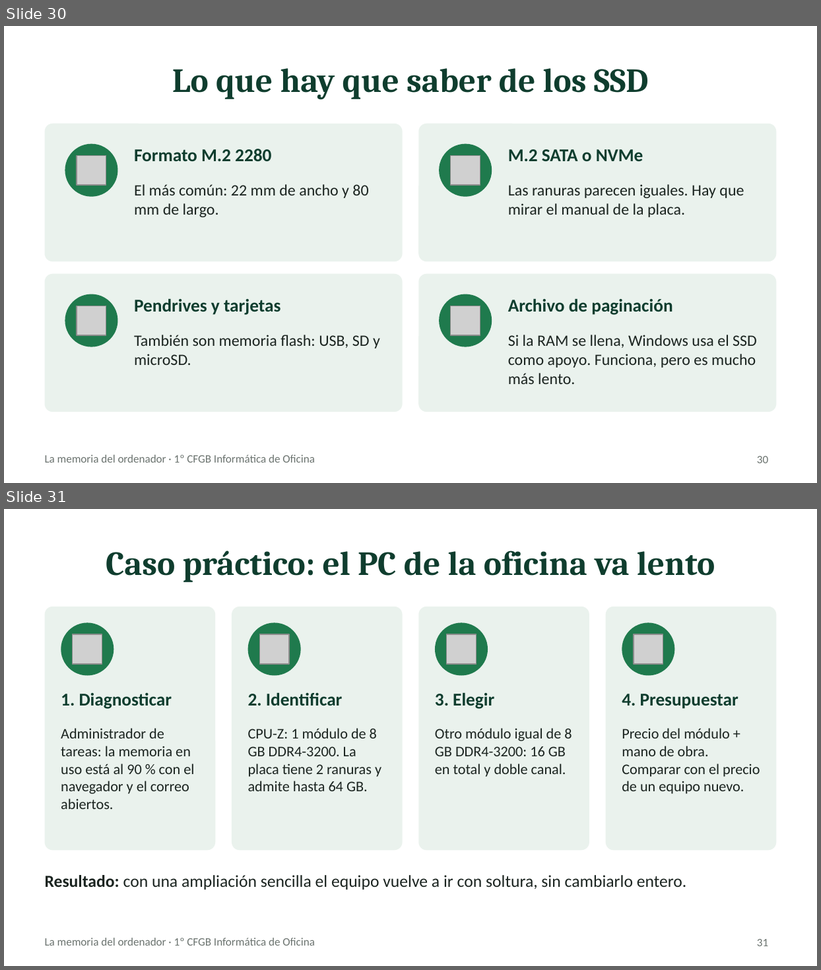
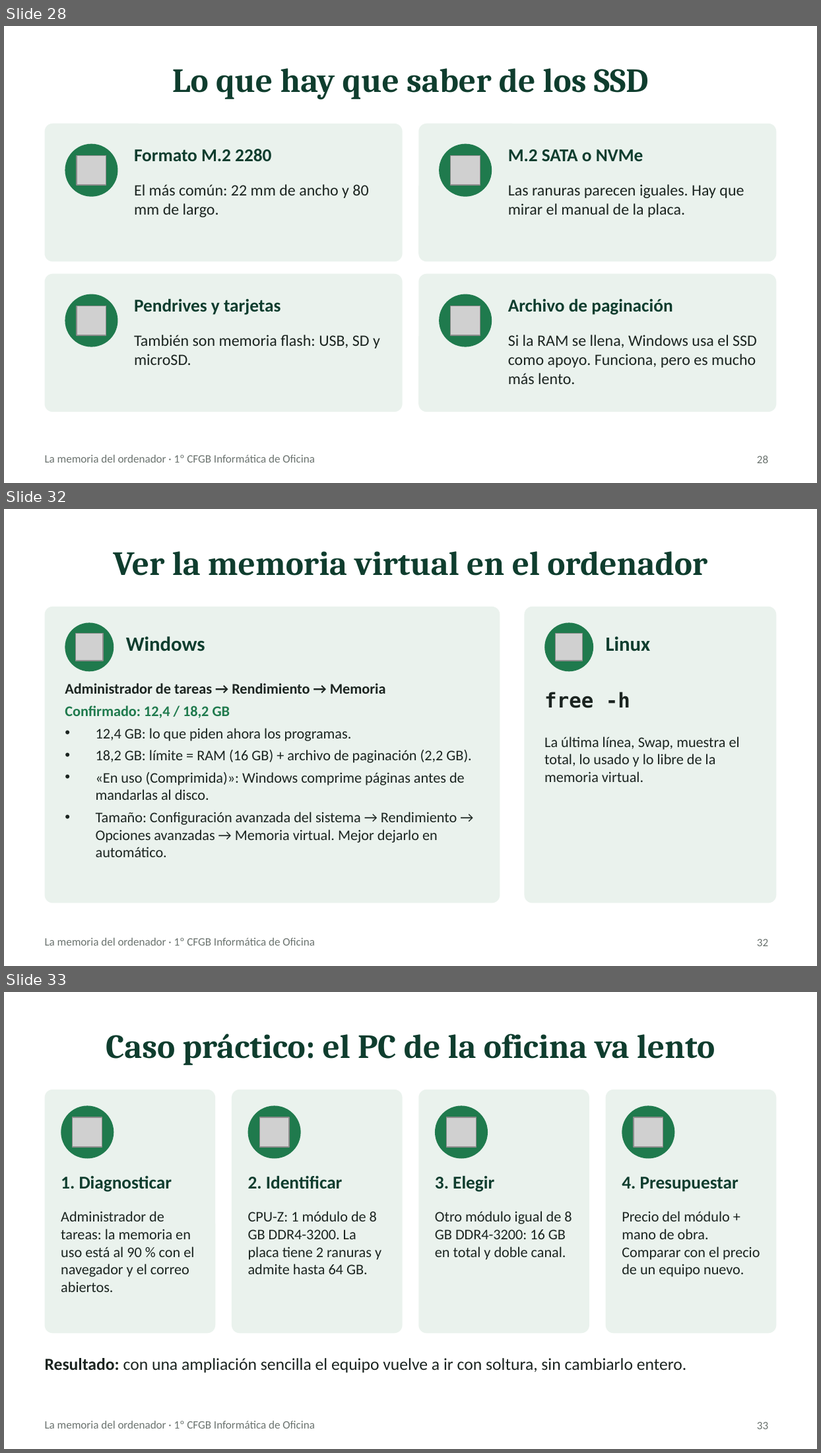
Before and after one commit to fpriesan-web/fpriesan-web.github.io, a slide deck: apuntes/1cfgb-montaje-mantenimiento/tema-3/la-memoria/La_memoria_del_ordenador.pptx. Shown one above the other, each under a label of ours: slides 30 and 31 before the commit, slides 28, 32 and 33 after it; the slides between them are not shown. The pictures are 821x970 and 821x1453 pixels, drawn with LibreOffice and Linux fonts; fonts in the diff are those of the drawing; grey boxes stand for pictures. Boxes give left, top, right and bottom in pixels: in the first picture for what was removed or moved away, otherwise in the second. Text is boxed around its words. In the diff, an @@ line names an element or a change of style, - is before the commit and + after.

```diff
--- a/apuntes/1cfgb-montaje-mantenimiento/tema-3/la-memoria/La_memoria_del_ordenador.pptx
+++ b/apuntes/1cfgb-montaje-mantenimiento/tema-3/la-memoria/La_memoria_del_ordenador.pptx
@@ slide 32 added at bbox=[4, 509, 817, 966], background #FFFFFF; not listed: 1 template element that a slide beside it also shows @@
@@ title added at bbox=[113, 551, 708, 576], 30 pt, text #0F3D2E, bold @@
+Ver la memoria virtual en el ordenador
@@ rounded rectangle added at bbox=[45, 607, 500, 904], fill #EAF2ED @@
@@ rounded rectangle added at bbox=[524, 607, 776, 904], fill #EAF2ED @@
@@ ellipse added at bbox=[65, 623, 114, 671], fill #1F7A4D @@
@@ ellipse added at bbox=[545, 623, 593, 671], fill #1F7A4D @@
@@ picture added at bbox=[75, 633, 103, 661] @@
@@ text added at bbox=[126, 636, 205, 652], 18 pt, text #0F3D2E, bold @@
+Windows
@@ picture added at bbox=[555, 633, 583, 661] @@
@@ text added at bbox=[606, 636, 651, 652], 18 pt, text #0F3D2E, bold @@
+Linux
@@ text added at bbox=[65, 683, 471, 857], 13 pt, text #1B2420 @@
+Administrador de tareas → Rendimiento → Memoria
+Confirmado: 12,4 / 18,2 GB
+• 12,4 GB: lo que piden ahora los programas.
+• 18,2 GB: límite = RAM (16 GB) + archivo de paginación (2,2 GB).
+• «En uso (Comprimida)»: Windows comprime páginas antes de mandarlas al disco.
+• Tamaño: Configuración avanzada del sistema → Rendimiento → Opciones avanzadas → Memoria virtual. Mejor dejarlo en automático.
@@ text added at bbox=[545, 692, 630, 708], 18 pt, text #1B2420, bold @@
+free -h
@@ text added at bbox=[545, 737, 740, 782], 13 pt, text #1B2420 @@
+La última línea, Swap, muestra el total, lo usado y lo libre de la memoria virtual.
@@ page number added at bbox=[757, 939, 768, 947], 10 pt, text #6B736F @@
+32
@@ what was slide 30 is now slide 28 @@
@@ page number at bbox=[757, 456, 768, 464]: text changed @@
-30
+28
@@ what was slide 31 is now slide 33 @@
@@ page number at bbox=[757, 1422, 768, 1430]: text changed @@
-31
+33
```
Also in this commit, not shown: 11 slides changed, 4 other slides added, 13 slides removed, 1 other file.
